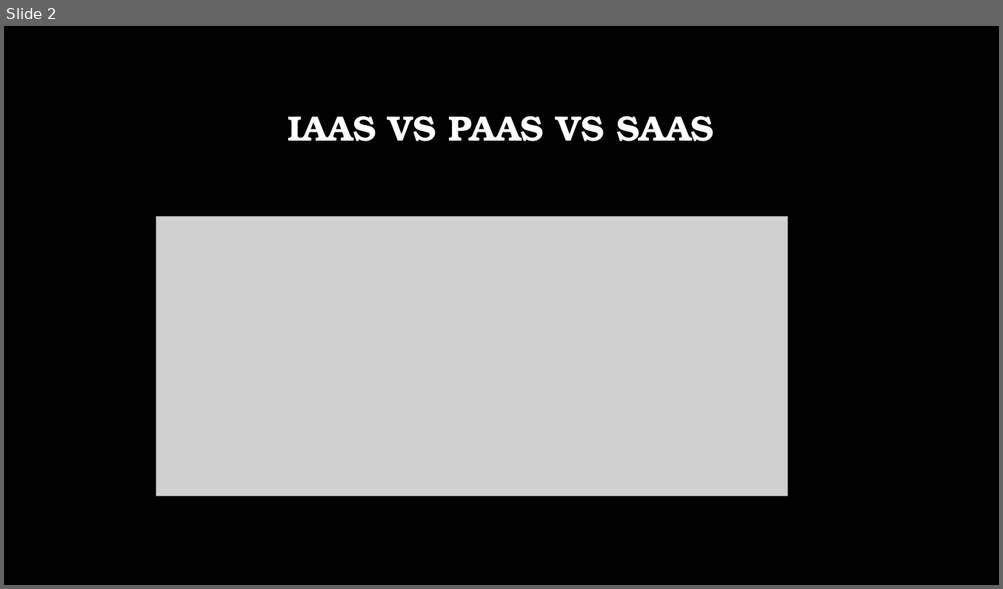
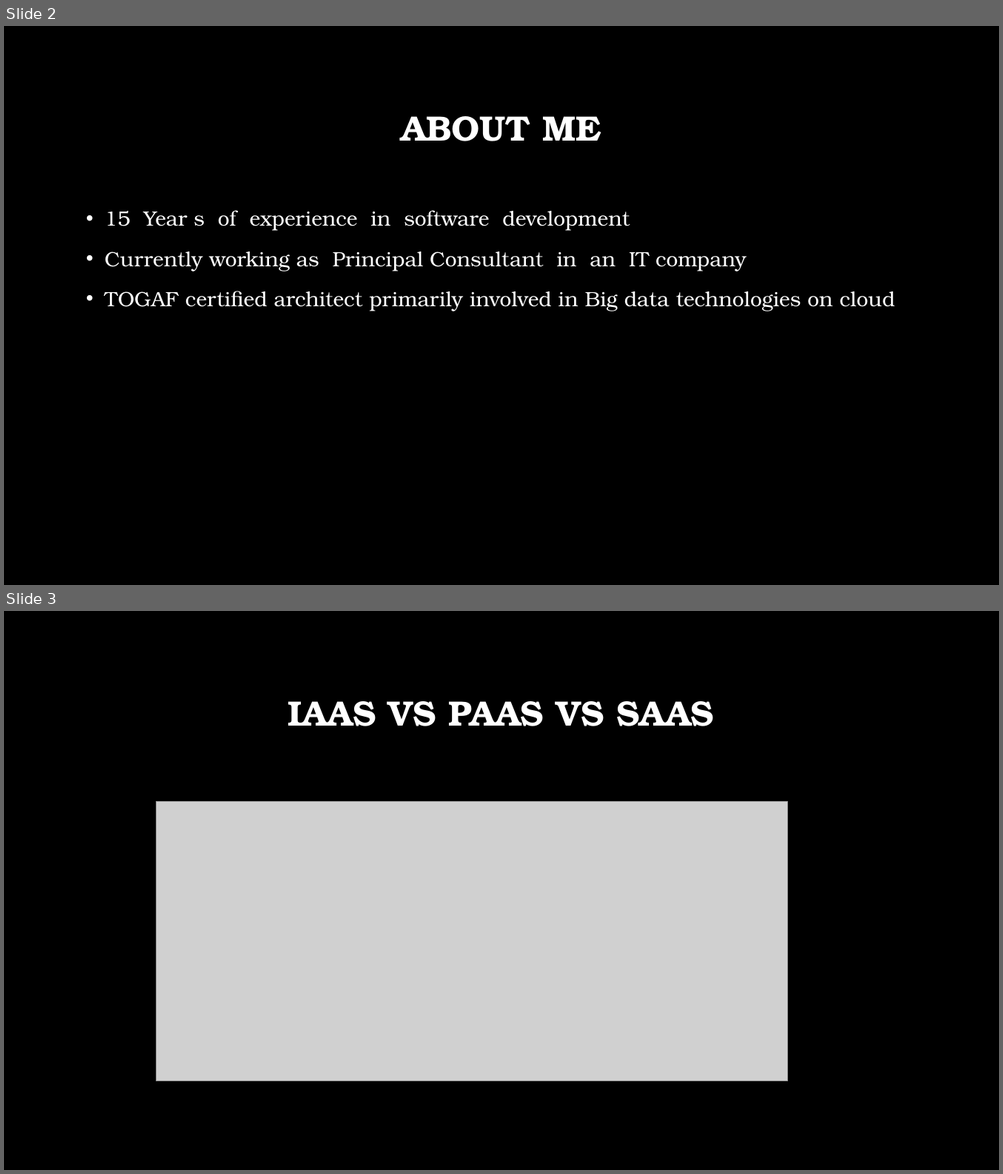
Before and after one commit to amlenduc/azuretraining-basic, a slide deck: Azure Training.pptx. Shown one above the other, each under a label of ours: slide 2 before the commit, slides 2 and 3 after it. The pictures are 1003x589 and 1003x1174 pixels, drawn with LibreOffice and Linux fonts; fonts in the diff are those of the drawing; grey boxes stand for pictures; background and template pictures are left out. Boxes give left, top, right and bottom in pixels: in the first picture for what was removed or moved away, otherwise in the second. Text is boxed around its words. In the diff, an @@ line names an element or a change of style, - is before the commit and + after.

```diff
--- a/Azure Training.pptx
+++ b/Azure Training.pptx
@@ slide 2 added at box(4, 26, 999, 585), background picture (left out) @@
@@ title added at box(401, 116, 600, 141), 34 pt, text #FFFFFF, bold @@
+ABOUT ME
@@ text added at box(105, 210, 895, 312), 20 pt, text #FFFFFF @@
+• 15 Year s of experience in software development
+• Currently working as Principal Consultant in an IT company
+• TOGAF certified architect primarily involved in Big data technologies on cloud
@@ what was slide 2 is now slide 3 @@
```
Also in this commit, not shown: 1 slide changed.
